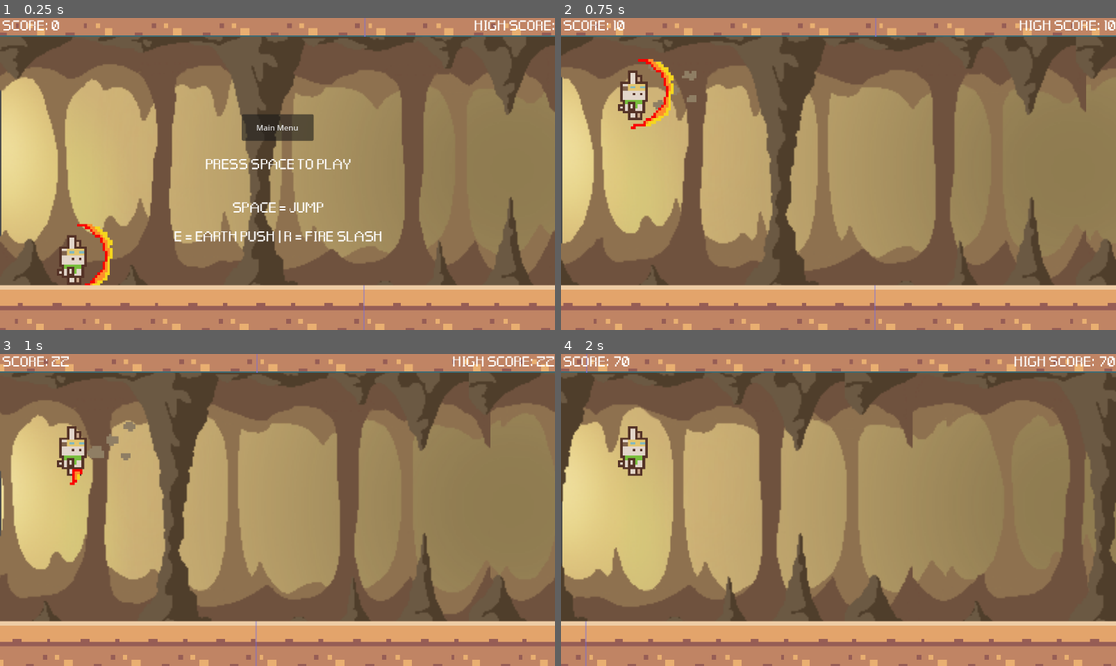
Above: before the commit, frames 1-4 (two rows, left to right).
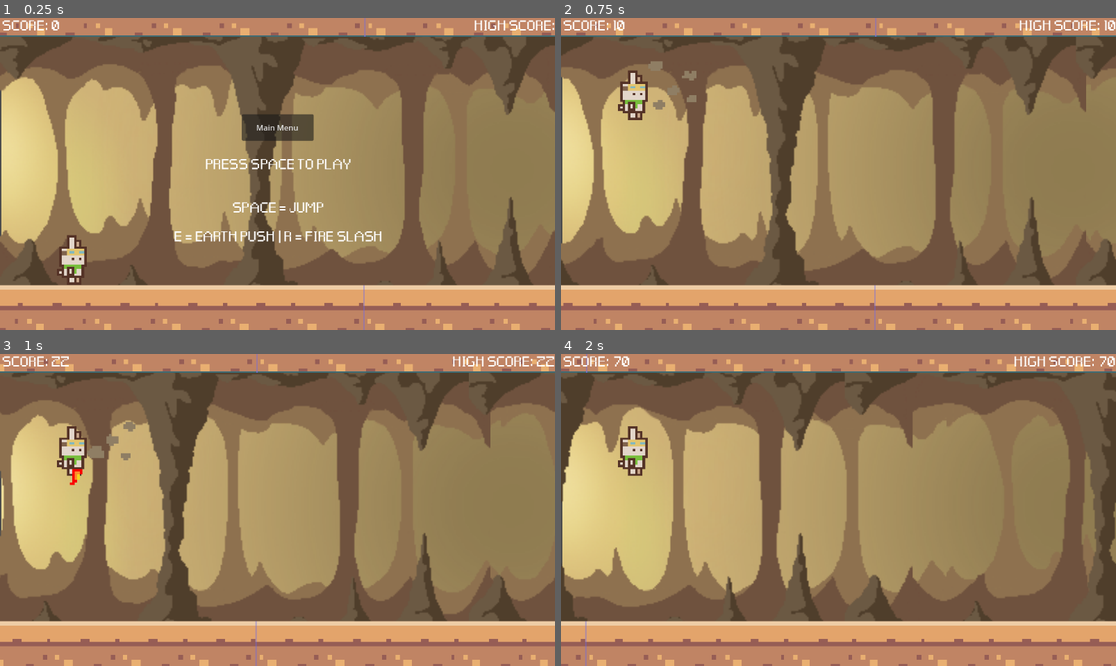
Above: after the commit, the same moments.

Repository: maryandrearv/the-elemental-path
Game: Godot game, scene res://scenes/main.tscn
The game is run twice, just before and just after one commit, with the same random seed, the same clock (stepped at 60 frames per second) and the same inputs.
Inputs:
- Up to frame 1 (0.25 s): no input
- Up to frame 2 (0.75 s): tap Space at 0.5 s; tap E (earth) at 0.6 s
- Up to frame 3 (1 s): tap Enter (ui_accept) at 0.77 s; tap R (fire) at 0.8 s
- Up to frame 4 (2 s): tap R (fire) at 1.35 s; tap Enter (ui_accept) at 1.52 s; tap E (earth) at 1.55 s

The runs differ from the first frame. In frame 1, 0.4% of the frame differs, in the area x 13-21%, y 65-86%; in frame 2, 0.5%, in the area x 12-21%, y 13-36%; in frame 3, nothing differs; in frame 4, nothing differs.

Commit message:
delete ready() cause not doing. hide fire

Diff:
--- a/runner/echo.gd
+++ b/runner/echo.gd
@@ -17,9 +17,7 @@
 var GRAVITY : int = 4200
 const JUMP_SPEED : int = -2000
 
-func _on_ready():
-	earth_animation.visible = false
-	fire_animation.visible = false
+
 
 func _physics_process(delta: float) -> void:
 	if Input.is_action_just_pressed("earth"):
--- a/runner/scenes/Echo.tscn
+++ b/runner/scenes/Echo.tscn
@@ -200,9 +200,6 @@
 "speed": 5.0
 }]
 
-[sub_resource type="RectangleShape2D" id="RectangleShape2D_fw7i3"]
-size = Vector2(61.5, 149)
-
 [node name="Echo" type="CharacterBody2D"]
 script = ExtResource("1_yj31d")
 
@@ -237,6 +234,7 @@
 frame_progress = 0.476749
 
 [node name="Fire" type="AnimatedSprite2D" parent="."]
+visible = false
 texture_filter = 1
 position = Vector2(47, 44)
 scale = Vector2(5.25, 5.59375)
